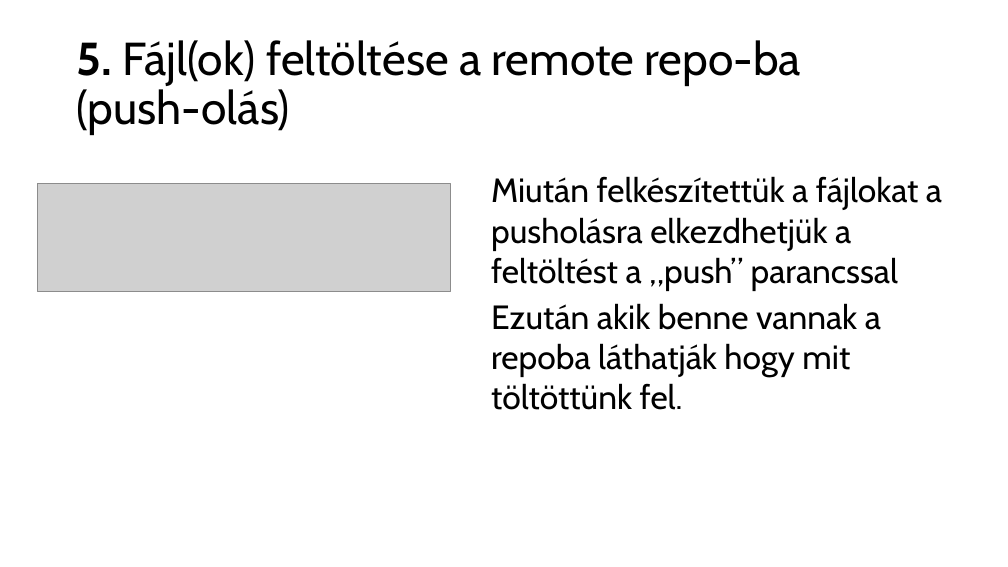
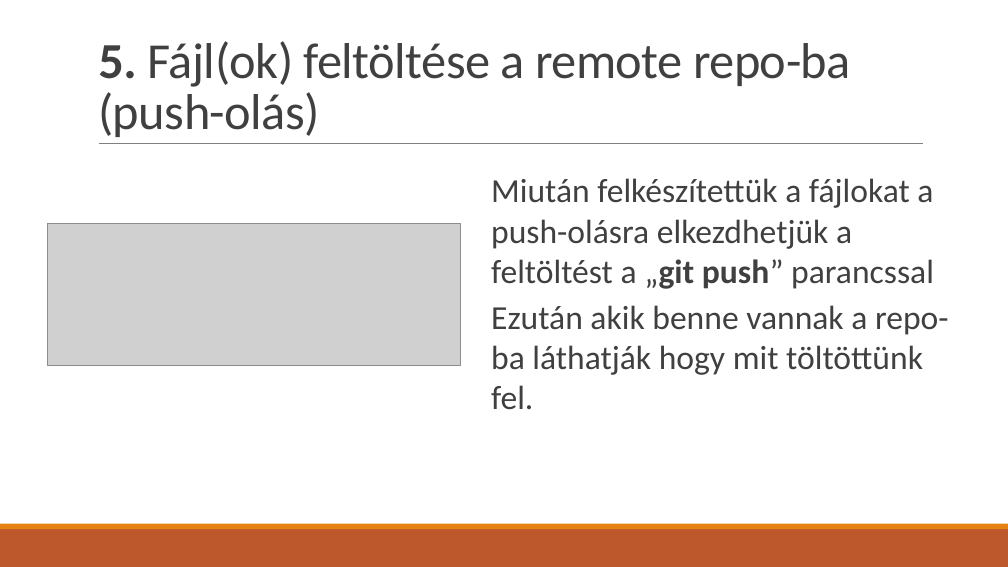
Before and after one commit to BognarBalint/Ikt_Projektmunka_2024-2025_Bogn-r_Roli_Kimi, a slide deck: slide 8 of Git_használat.pptx. Drawn at 1008x567 pixels with LibreOffice and Linux fonts; fonts in the diff are those of the drawing; grey boxes stand for pictures. Boxes give left, top, right and bottom in pixels: in the first picture for what was removed or moved away, otherwise in the second. Text is boxed around its words. In the diff, an @@ line names an element or a change of style, - is before the commit and + after.

```diff
--- a/Git_használat.pptx
+++ b/Git_használat.pptx
@@ title "5. Fájl(ok) feltöltése a remote ...": place and size @@
-title "5. Fájl(ok) feltöltése a remote ..." at (77,40,801,135)
+title "5. Fájl(ok) feltöltése a remote ..." at (98,41,851,137)
@@ title "5. Fájl(ok) feltöltése a remote ..." at (98,41,851,137): size 44 to 48 pt, font Cabin to Calibri, text colour #000000 to #404040, letter spacing 0 to -0.5 pt; line spacing 0.9 to 0.85; vertical alignment middle to bottom @@
@@ line added from (99, 144) to (923, 144), #808080 0.5 pt @@
@@ text at (491,178,949,410): text changed; font Cabin to Calibri; text colour #000000 to #404040 @@
-Miután felkészítettük a fájlokat a pusholásra elkezdhetjük a feltöltést a „push” parancssal
-Ezután akik benne vannak a repoba láthatják hogy mit töltöttünk fel.
+Miután felkészítettük a fájlokat a push-olásra elkezdhetjük a feltöltést a „git push” parancssal
+Ezután akik benne vannak a repo-ba láthatják hogy mit töltöttünk fel.
@@ picture: place and size @@
-picture at (38,184,451,292)
+picture at (47,223,460,365)
@@ rectangle added at (0,529,1008,567), fill #BD582C @@
@@ rectangle added at (0,524,1008,529), fill #E48312 @@
```
Also in this commit, not shown: 10 other slides changed.
